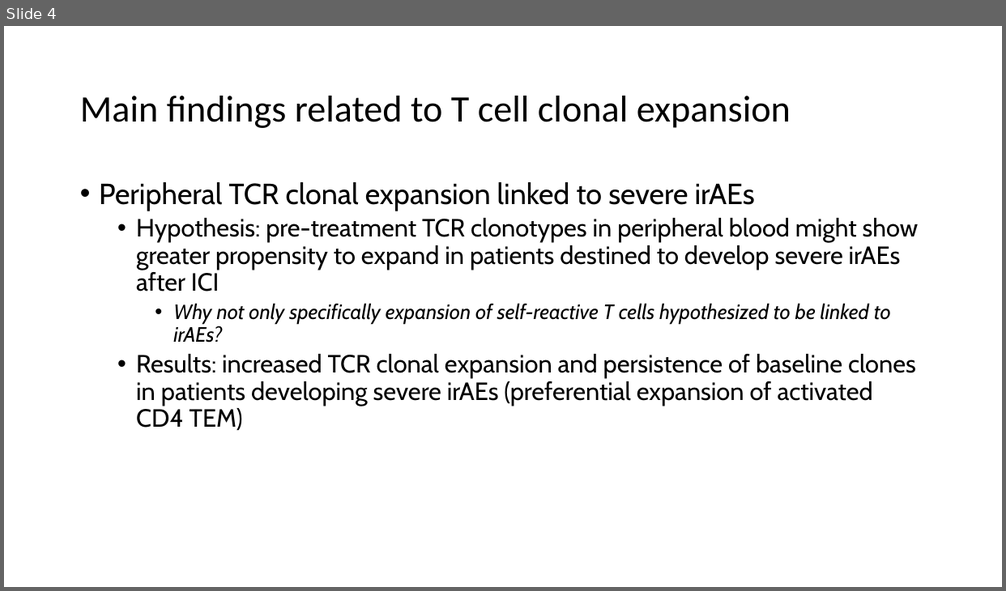
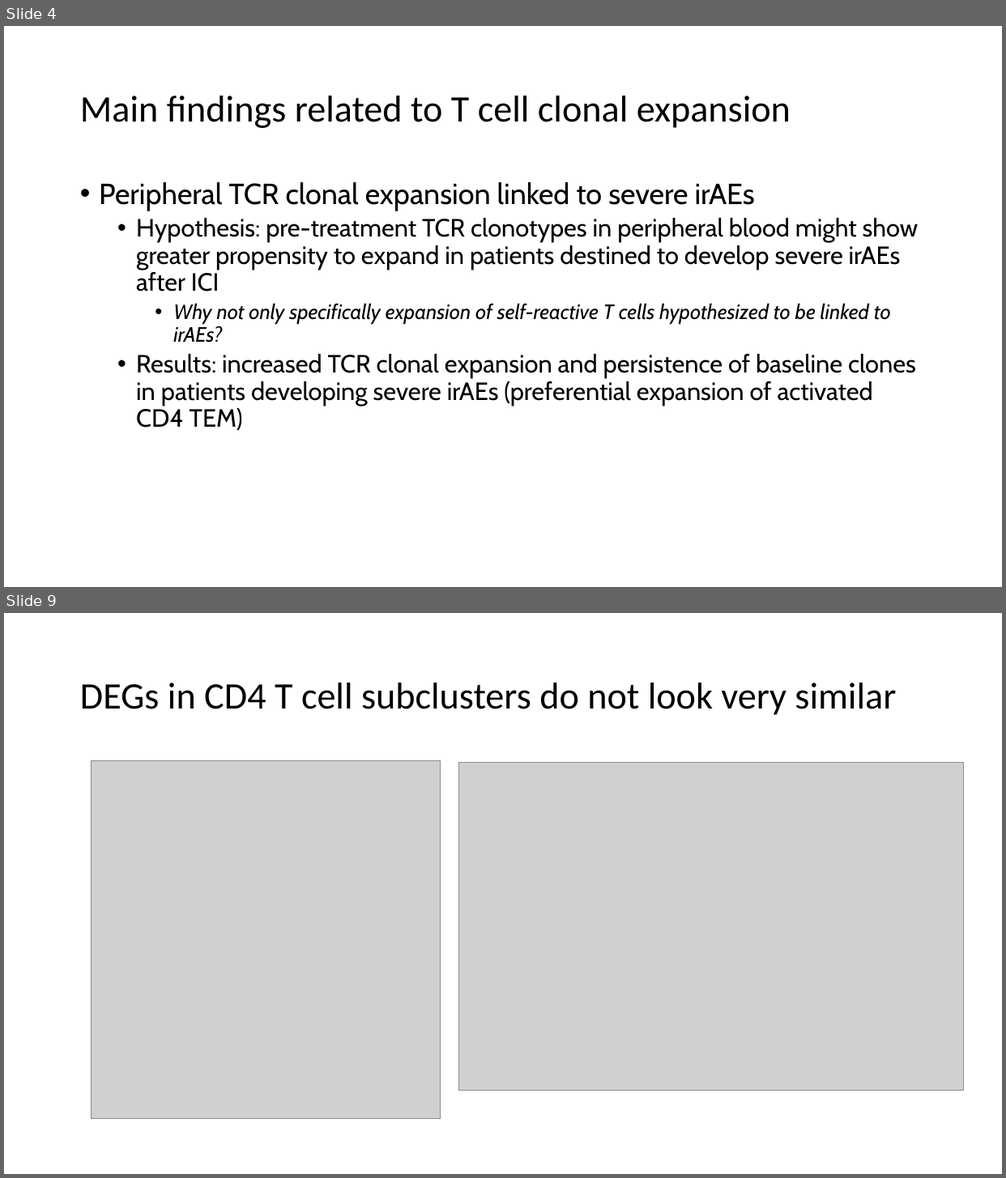
Before and after one commit to tybottorff/bottorffdocs, a slide deck: linsley_postdoc/presentations/weekly_meetings/10_5_23.pptx. Shown one above the other, each under a label of ours: slide 4 before the commit, slides 4 and 9 after it; the slides between them are not shown. The pictures are 1006x591 and 1006x1178 pixels, drawn with LibreOffice and Linux fonts; fonts in the diff are those of the drawing; grey boxes stand for pictures. Boxes give left, top, right and bottom in pixels: in the first picture for what was removed or moved away, otherwise in the second. Text is boxed around its words. In the diff, an @@ line names an element or a change of style, - is before the commit and + after.

```diff
--- a/linsley_postdoc/presentations/weekly_meetings/10_5_23.pptx
+++ b/linsley_postdoc/presentations/weekly_meetings/10_5_23.pptx
@@ slide 9 added at box(4, 613, 1002, 1174), background #FFFFFF @@
@@ title added at box(80, 683, 896, 715), 36 pt, text #000000 @@
+DEGs in CD4 T cell subclusters do not look very similar
@@ picture added at box(91, 760, 441, 1118) @@
@@ picture added at box(459, 763, 964, 1092) @@
```
Also in this commit, not shown: 2 slides changed, 6 other slides added, 5 slides removed.
